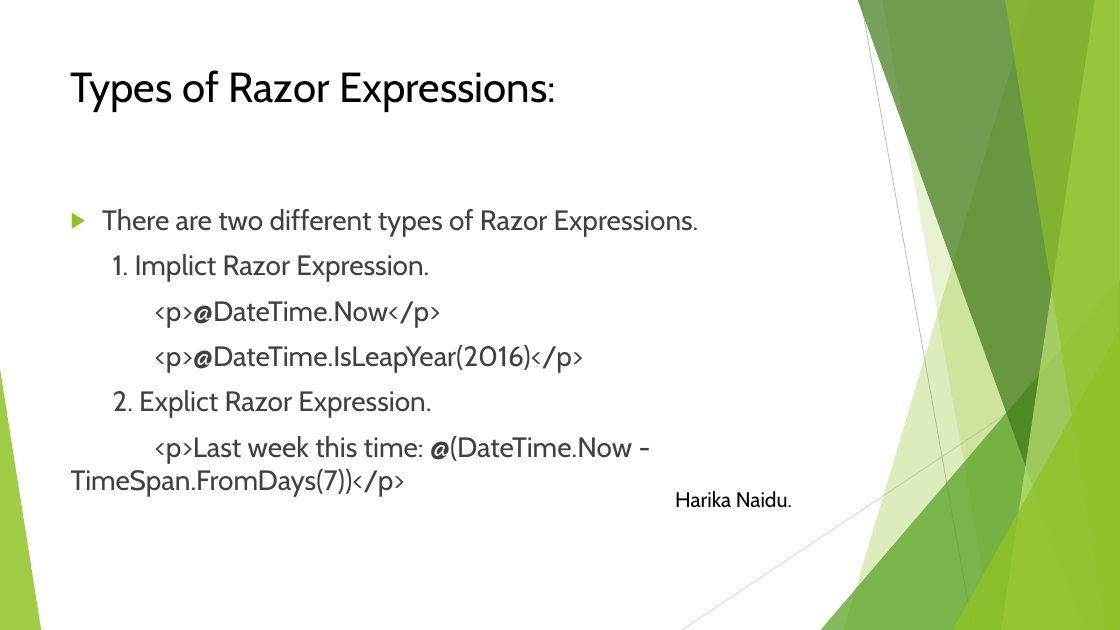
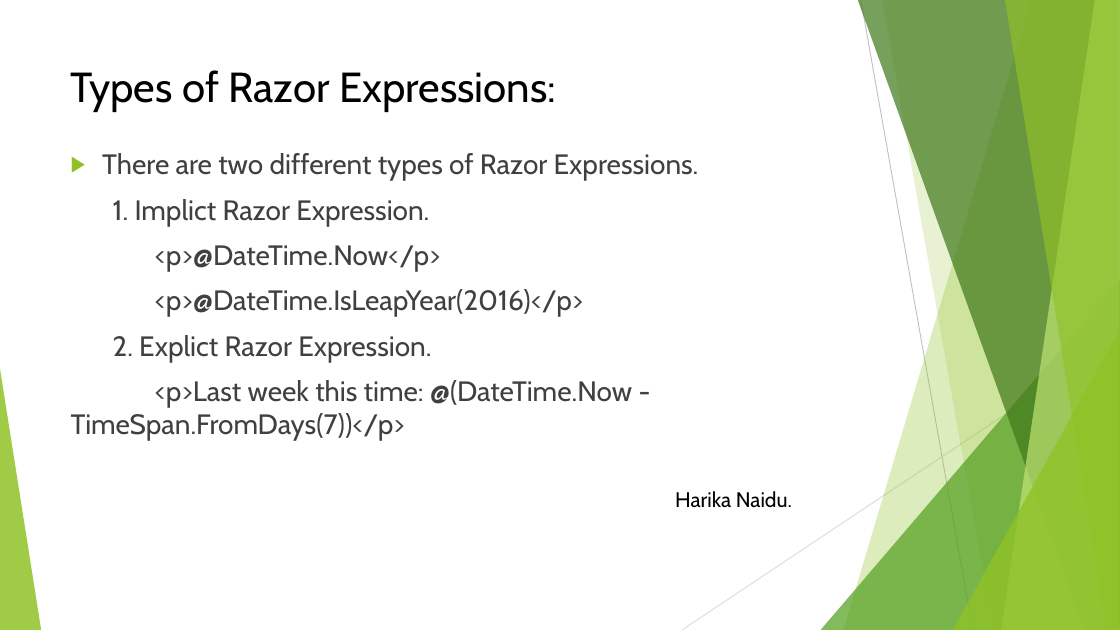
Before and after one commit to Harika1995/Razor-Views, a slide deck: slide 6 of Razor views.pptx. Drawn at 1120x630 pixels with LibreOffice and Linux fonts; fonts in the diff are those of the drawing. Boxes give left, top, right and bottom in pixels: in the first picture for what was removed or moved away, otherwise in the second. Text is boxed around its words. In the diff, an @@ line names an element or a change of style, - is before the commit and + after.

Commit message:
commit changes for ppt for my slides relating the razor syntax

```diff
--- a/Razor views.pptx
+++ b/Razor views.pptx
@@ text "There are two different types ...": place and size @@
-text "There are two different types ..." at <box>71,209,699,497</box>
+text "There are two different types ..." at <box>71,153,699,441</box>
```
Also in this commit, not shown: 5 other slides changed, 8 slides added, 2 slides removed.
